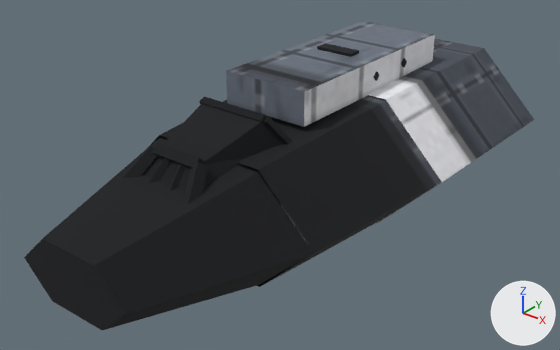
An edit to the OBJ model tenebris-rs/assets/models/ship_lab_cockpit.obj, drawn before and after from the same camera.
Before and after are seen from a 50 mm lens placed at (2.87, -5.51, 2.2), pointed at (-0.02, -1.9, -0.04). The axes (+X, +Y, +Z) are drawn at lower right. The lights are the same throughout. The picture after the commit comes second. Where no turn or scale is listed for an object, it has been applied to the vertices. Vertices at exactly the same position are counted once.

Names of what the first picture shows: 'bay', 'canopy', 'frame', 'hull', 'leds' and 2 more.
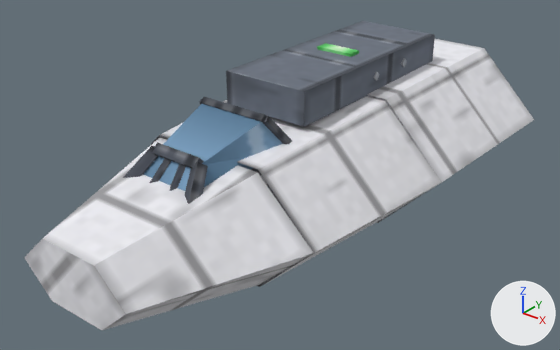
Where the change shows, as pixel boxes [x1, y1, x2, y2] in the pictures (560 x 350 px):
```json
{"part": 1, "of": "me_bay", "change": "surface changed", "before": [226, 21, 435, 127], "after": [226, 21, 435, 127]}
{"part": 2, "of": "me_canopy", "change": "surface changed", "before": [143, 104, 283, 191], "after": [143, 104, 283, 191], "on screen": "black to blue"}
{"part": 3, "of": "me_frame", "change": "surface changed", "before": [123, 97, 292, 204], "after": [123, 97, 292, 204], "on screen": "black to grey"}
{"part": 4, "of": "me_hull", "change": "surface changed", "before": [24, 38, 534, 330], "after": [24, 38, 534, 330], "on screen": "black to white"}
{"part": 5, "of": "me_leds", "change": "surface changed", "before": [317, 43, 359, 57], "after": [317, 43, 359, 57], "on screen": "black to green"}
```

The change, as JSON lines over the scene's bpy script:
```json
{"block": "me_bay", "where": "me_bay.from_pydata(...)  # 8 vertices, 6 faces; spans x -0.31..0.31, y -2.08..-0.52, z 0.45..0.67"}
{"block": "me_bay", "where": "# used by ob_bay; location = (0.0, 0.0, 0.0)"}
{"block": "me_bay", "change": "me_bay part 1: 6 kept faces spanning x -0.31..0.31, y -2.08..-0.52, z 0.45..0.67 get new texture (UV) coordinates"}
{"block": "me_canopy", "where": "me_canopy.from_pydata(...)  # 8 vertices, 6 faces; spans x -0.326..0.326, y -3.0..-2.2, z 0.236..0.563"}
{"block": "me_canopy", "where": "# used by ob_canopy; location = (0.0, 0.0, 0.0)"}
{"block": "me_canopy", "change": "me_canopy part 2: texture (UV) coordinates of 6 of 6 faces, centred in x -0.244..0.244, y -2.91..-2.28, z 0.289..0.493, changed; they spanned u 0.51..0.86, v 0.23..0.32 and now span u 0.01..0.29, v 0.5..0.57"}
{"block": "me_frame", "where": "me_frame.from_pydata(...)  # 80 vertices, 60 faces; spans x -0.372..0.372, y -3.032..-2.18, z 0.198..0.593"}
{"block": "me_frame", "where": "# used by ob_frame; location = (0.0, 0.0, 0.0)"}
{"block": "me_frame", "change": "me_frame part 3: texture (UV) coordinates of 60 of 60 faces, centred in x -0.334..0.334, y -3.0..-2.2, z 0.236..0.578, changed; they spanned u 0.01..0.93, v 0.1..0.32 and now span u 0.01..0.97, v 0.46..0.57"}
{"block": "me_hull", "where": "me_hull.from_pydata(...)  # 32 vertices, 20 faces; spans x -0.94..0.94, y -3.6..0.0, z -0.47..0.47"}
{"block": "me_hull", "where": "# used by ob_hull; location = (0.0, 0.0, 0.0)"}
{"block": "me_hull", "change": "me_hull part 4: texture (UV) coordinates of 20 of 20 faces, centred in x -0.69..0.69, y -3.6..0.0, z -0.46..0.46, changed; they spanned u 0.01..0.72, v 0.2..0.8 and now span u 0.01..0.98, v 0.59..0.99"}
{"block": "me_leds", "where": "me_leds.from_pydata(...)  # 8 vertices, 6 faces; spans x -0.136..0.136, y -1.35..-1.25, z 0.626..0.686"}
{"block": "me_leds", "where": "# used by ob_leds; location = (0.0, 0.0, 0.0)"}
{"block": "me_leds", "change": "me_leds part 5: 6 kept faces spanning x -0.136..0.136, y -1.35..-1.25, z 0.626..0.686 get new texture (UV) coordinates"}
```
